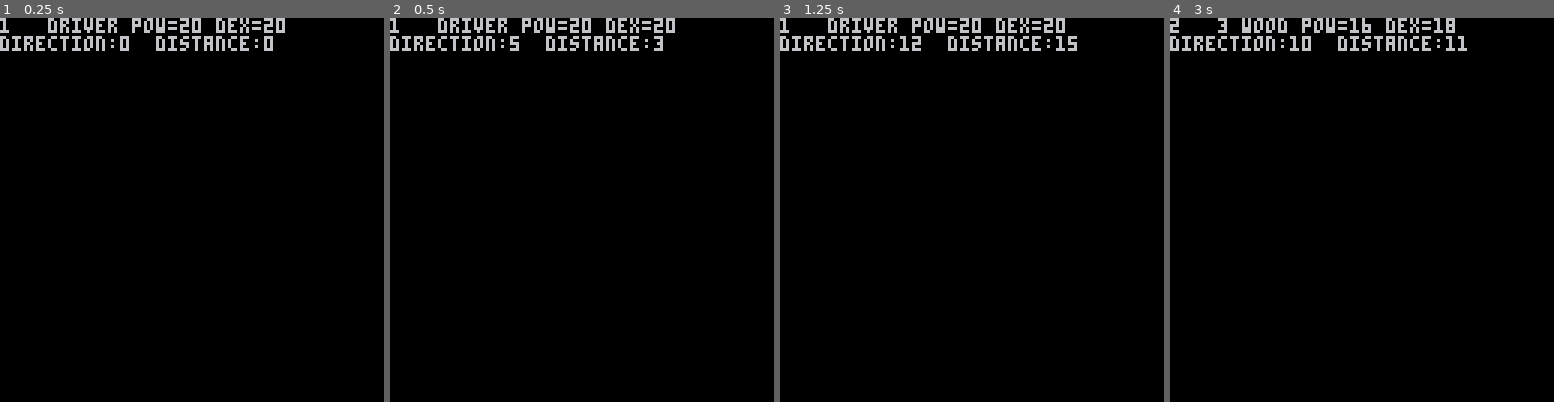
Above: before the commit, frames 1-4 (left to right).
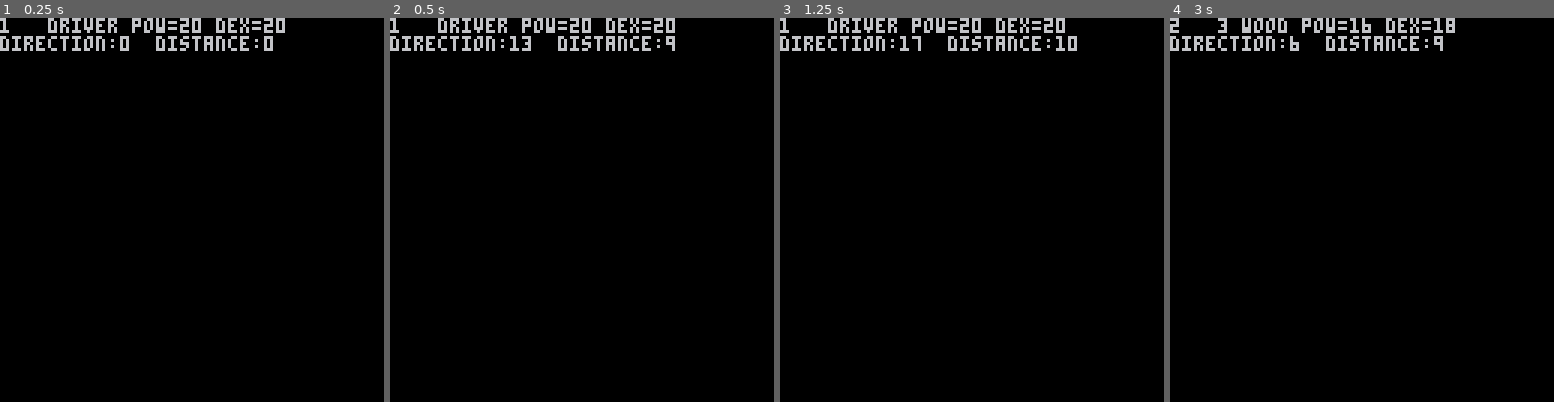
Above: after the commit, the same moments.

Repository: allstargoldeneye/pico8-power-projects
Game: PICO-8 cartridge dicegolf/dicegolf.p8
Two runs of this game, one before a commit and one after it. Both use one fixed random seed, a clock stepped at 60 frames per second and the inputs below.
Inputs:
- Up to frame 1 (0.25 s): no input
- Up to frame 2 (0.5 s): tap X (X key) at 0.33 s
- Up to frame 3 (1.25 s): tap X (X key) at 1.07 s
- Up to frame 4 (3 s): tap X (X key) at 1.85, 2.97 s; hold Up 2.15-2.42 s

Frame 1 is identical in both runs. In frame 2, 0.7% of the frame differs, in the area x 31-75%, y 4-9%; in frame 3, less than 0.1%; in frame 4, 0.7%, in the area x 31-78%, y 4-9%.

Commit message:
fixed dice roll math to actually crit

Diff:
--- a/dicegolf/dicegolf.p8
+++ b/dicegolf/dicegolf.p8
@@ -39,7 +39,7 @@
      dex=18})
  --{"3 wood",dire=16,dist=18},
  --{"5 wood",dire=12,dist=12},
- add(clubs,{"2 iron",
+ add(clubs,{name="2 iron",
      pow=14,
      dex=17})
  --{"3 iron",dire=12,dist=16}
@@ -49,7 +49,7 @@
 -->8
 --math functions --
 function dice_roll(sides)
- roll = flr(rnd(sides-1)+1)
+ roll = 1+flr(rnd(sides))
  return roll
 end
 
@@ -73,9 +73,9 @@
 __gfx__
 00000000000000000000000000000000000000000000000000000000000000000000000000000000000000000000000000000000000000000000000000000000
 00000000000000000000000000000000000000000000000000000000000000000000000000000000000000000000000000000000000000000000000000000000
-00700700000000000000000000000000000000000000000000000000000000000000000000000000000000000000000000000000000000000000000000000000
-00077000000000000000000000000000000000000000000000000000000000000000000000000000000000000000000000000000000000000000000000000000
-00077000000000000000000000000000000000000000000000000000000000000000000000000000000000000000000000000000000000000000000000000000
-00700700000000000000000000000000000000000000000000000000000000000000000000000000000000000000000000000000000000000000000000000000
+00700700000670000000000000000000000000000000000000000000000000000000000000000000000000000000000000000000000000000000000000000000
+00077000007767000000000000000000000000000000000000000000000000000000000000000000000000000000000000000000000000000000000000000000
+00077000007676000000000000000000000000000000000000000000000000000000000000000000000000000000000000000000000000000000000000000000
+00700700000770000000000000000000000000000000000000000000000000000000000000000000000000000000000000000000000000000000000000000000
 
 
